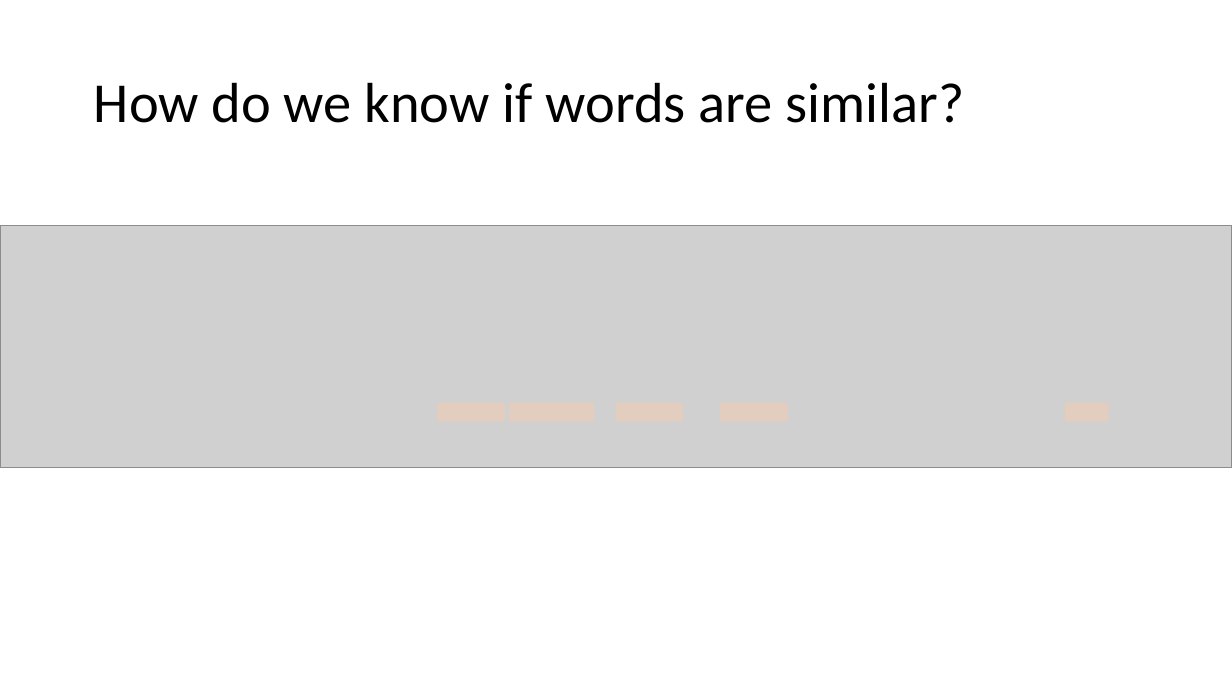
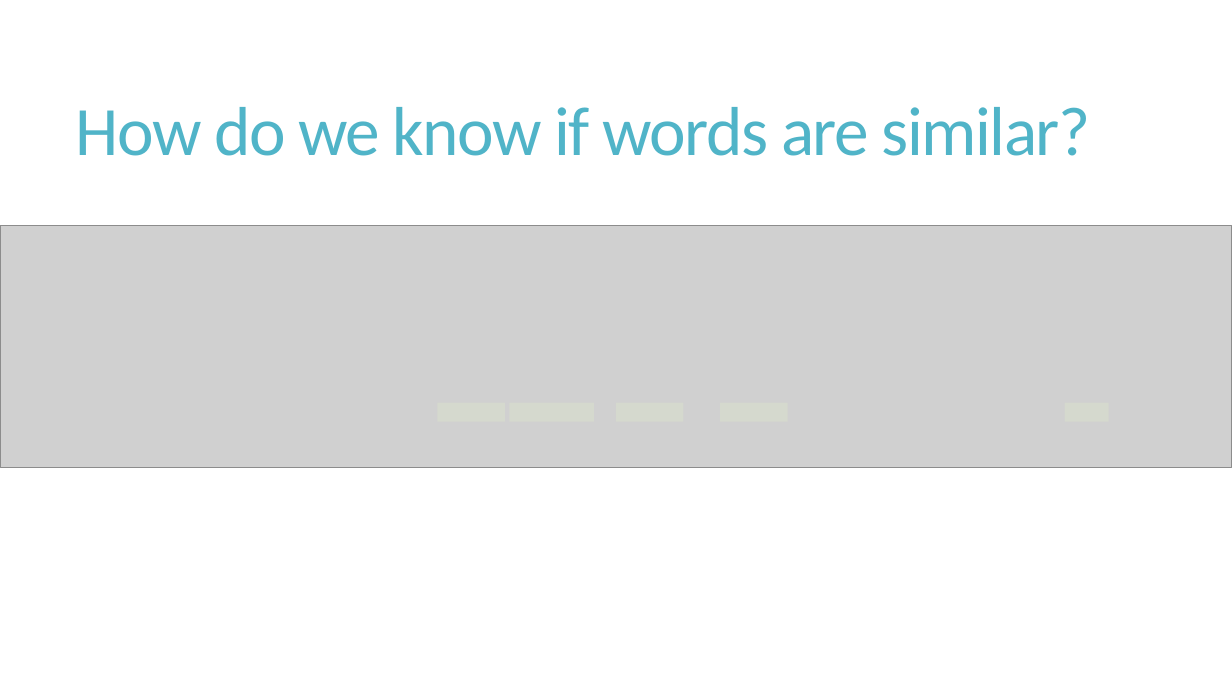
Before and after one commit to cchen23/AI4ALL_NLP, a slide deck: slide 30 of Slides/Week2_NLP_WordVectors.pptx (slide 24 before the commit). Drawn at 1232x693 pixels with LibreOffice and Linux fonts; fonts in the diff are those of the drawing; grey boxes stand for pictures. Boxes give left, top, right and bottom in pixels: in the first picture for what was removed or moved away, otherwise in the second. Text is boxed around its words. In the diff, an @@ line names an element or a change of style, - is before the commit and + after.

```diff
--- a/Slides/Week2_NLP_WordVectors.pptx
+++ b/Slides/Week2_NLP_WordVectors.pptx
@@ title "How do we know if ...": place and size @@
-title "How do we know if ..." at (94,82,964,123)
+title "How do we know if ..." at (76,107,1091,156)
@@ title "How do we know if ..." at (76,107,1091,156): size 44 to 54 pt, text colour #000000 to #50B4C8, letter spacing 0 to -1.2 pt; line spacing 0.9 to 0.85 @@
@@ fill #F8CBAD at 49% opacity to #DCE3CC at 49% opacity in 5 elements at (509,403,593,421), (616,403,684,421), (720,403,787,421), (1065,403,1109,421), (438,403,506,421) @@
```
Also in this commit, not shown: 29 other slides changed, 6 slides added, 1 other file.
